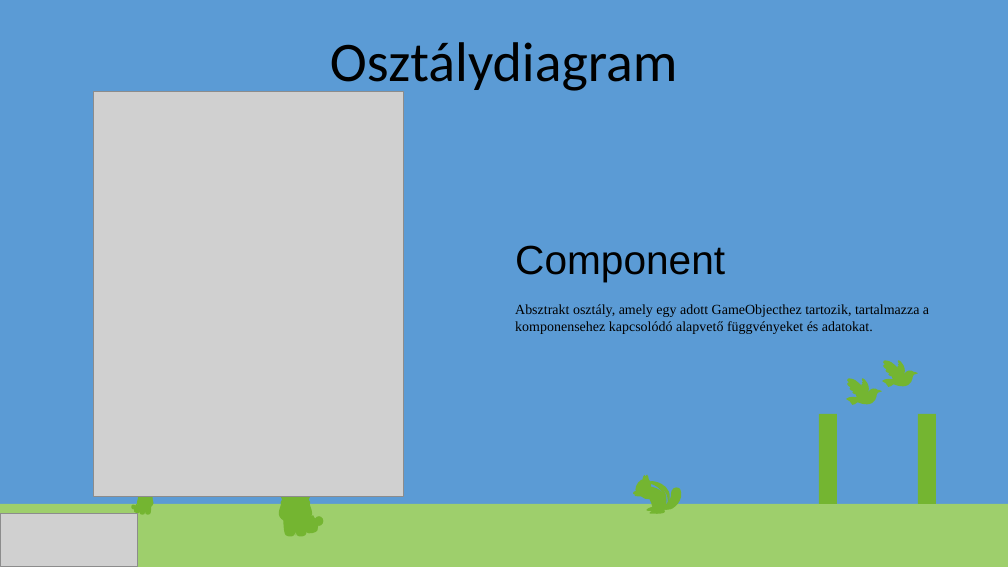
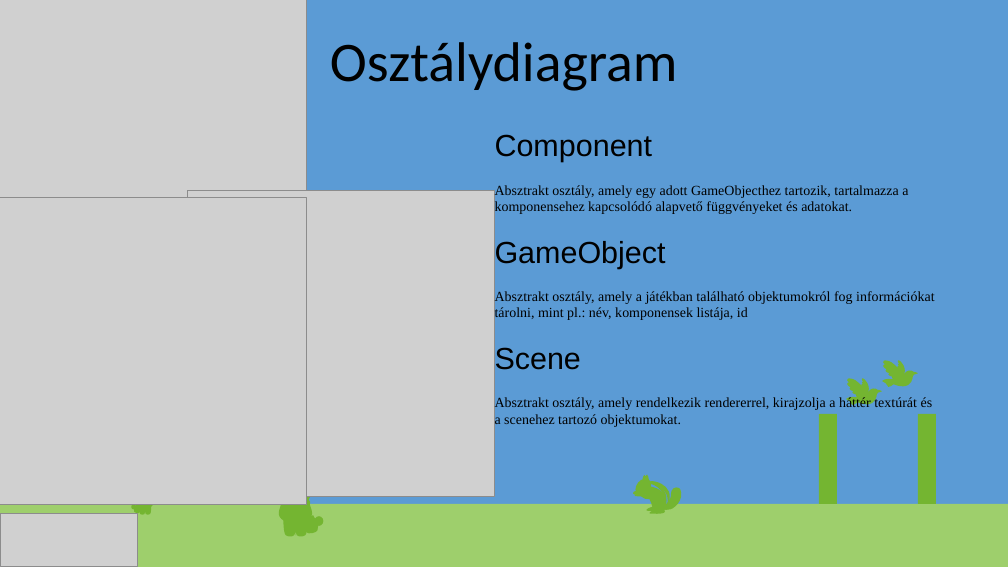
Before and after one commit to NRobert-jmdrgg/KoviUbiSoft, a slide deck: slide 6 of KoviUbiSoft_prez3ideiglenes.pptx (slide 5 before the commit). Drawn at 1008x567 pixels with LibreOffice and Linux fonts; fonts in the diff are those of the drawing; grey boxes stand for pictures. Boxes give left, top, right and bottom in pixels: in the first picture for what was removed or moved away, otherwise in the second. Text is boxed around its words. In the diff, an @@ line names an element or a change of style, - is before the commit and + after.

```diff
--- a/KoviUbiSoft_prez3ideiglenes.pptx
+++ b/KoviUbiSoft_prez3ideiglenes.pptx
@@ picture added at (x1=0, y1=0, x2=306, y2=306) @@
@@ picture removed at (x1=93, y1=91, x2=403, y2=497) @@
@@ text at (x1=495, y1=134, x2=653, y2=162): size 32 to 24 pt in "Component" @@
@@ text "Component" moved from (x1=515, y1=245, x2=929, y2=334) to (x1=495, y1=134, x2=934, y2=427) @@
@@ picture added at (x1=0, y1=198, x2=306, y2=504) @@
@@ picture added at (x1=188, y1=190, x2=494, y2=497) @@
@@ text at (x1=495, y1=241, x2=934, y2=427): paragraphs added @@
+GameObject
+Absztrakt osztály, amely a játékban található objektumokról fog információkat tárolni, mint pl.: név, komponensek listája, id
+Scene
+Absztrakt osztály, amely rendelkezik rendererrel, kirajzolja a háttér textúrát és a scenehez tartozó objektumokat.
@@ freeform shape removed at (x1=273, y1=471, x2=287, y2=500) @@
@@ freeform shape removed at (x1=275, y1=477, x2=286, y2=499) @@
@@ group removed at (x1=134, y1=482, x2=156, y2=502): 11 freeform shapes @@
```
Also in this commit, not shown: 1 other slide changed, 1 slide added, 2 slides removed.
